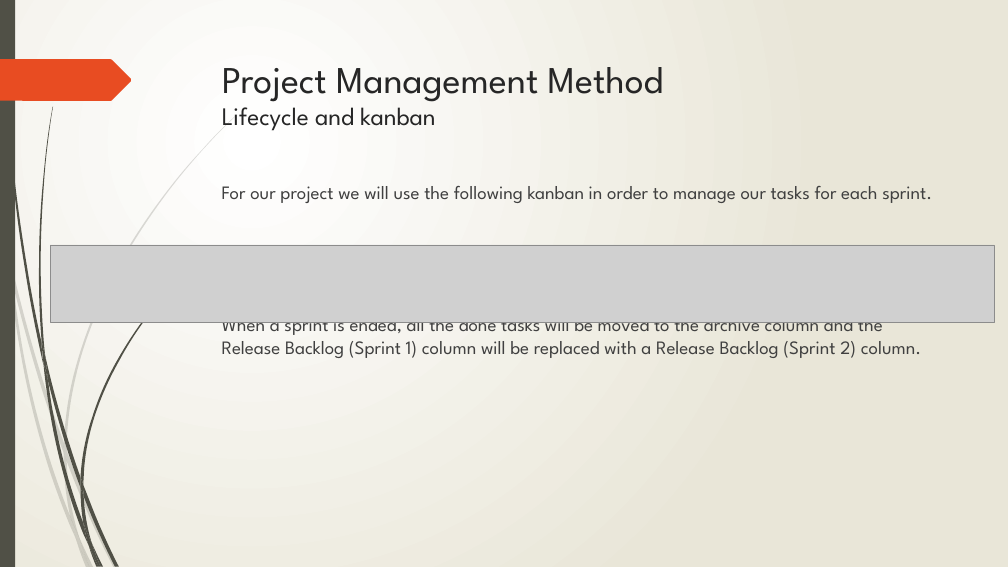
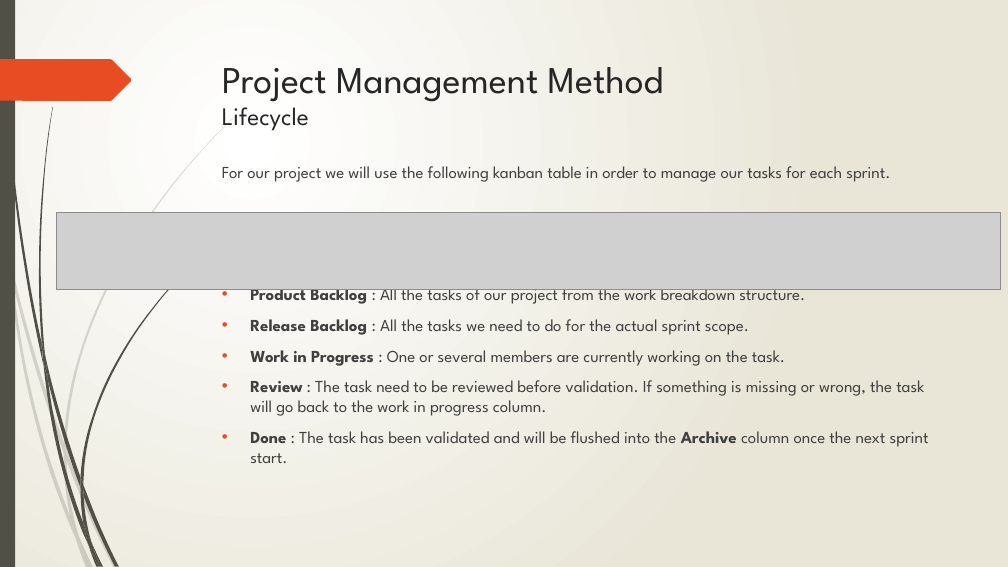
Before and after one commit to Toulouse-Exia-A4/AtlantisToulouseUML, a slide deck: slide 7 of ProjectManagement/Project Management.pptx (slide 5 before the commit). Drawn at 1008x567 pixels with LibreOffice and Linux fonts; fonts in the diff are those of the drawing; grey boxes stand for pictures. Boxes give left, top, right and bottom in pixels: in the first picture for what was removed or moved away, otherwise in the second. Text is boxed around its words. In the diff, an @@ line names an element or a change of style, - is before the commit and + after.

Commit message:
Project Management PPT Updated
Only Continuous Integration part is missing

```diff
--- a/ProjectManagement/Project Management.pptx
+++ b/ProjectManagement/Project Management.pptx
@@ title at <box>222,67,664,131</box>: text changed @@
-Project Management Method
-Lifecycle and kanban
+Project Management Method
+Lifecycle
@@ text at <box>222,166,929,463</box>: text changed; size 18 to 16 pt @@
-For our project we will use the following kanban in order to manage our tasks for each sprint.
-When a sprint is ended, all the done tasks will be moved to the archive column and the Release Backlog (Sprint 1) column will be replaced with a Release Backlog (Sprint 2) column.
+For our project we will use the following kanban table in order to manage our tasks for each sprint.
+• Product Backlog : All the tasks of our project from the work breakdown structure.
+• Release Backlog : All the tasks we need to do for the actual sprint scope.
+• Work in Progress : One or several members are currently working on the task.
+• Review : The task need to be reviewed before validation. If something is missing or wrong, the task will go back to the work in progress column.
+• Done : The task has been validated and will be flushed into the Archive column once the next sprint start.
@@ picture: place and size @@
-picture at <box>50,245,994,322</box>
+picture at <box>57,212,1001,290</box>
```
Also in this commit, not shown: 4 other slides changed, 5 slides added, 1 slide removed.
